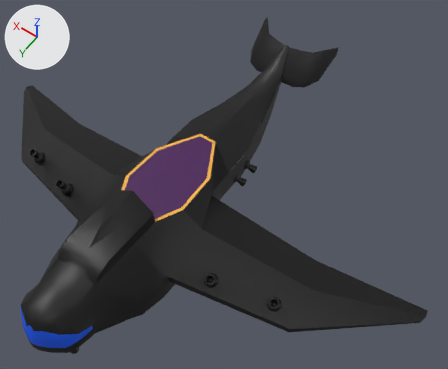
The FBX model Blender/DerelictShip/DerelictShipExt.fbx, before and after one commit.
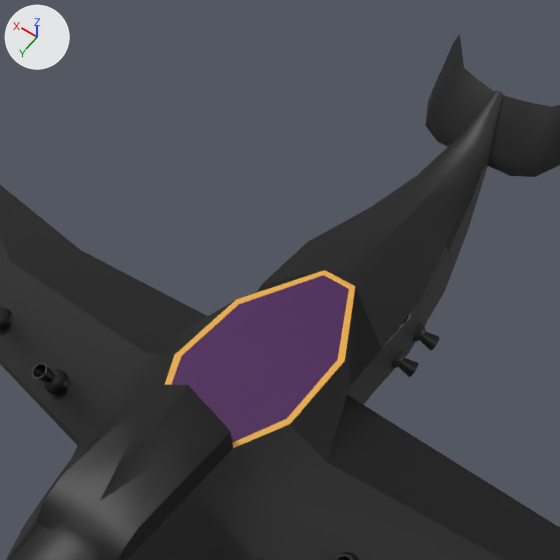
Each version appears first whole from a camera (50 mm lens) standing at (-164.0, 82.0, 318.0) and looking at (-23.0, -116.0, 7.0), and next in a close-up on the part from 9% to 71% of the width and 0% to 75% of the height. Every picture has the same lights, and +X, +Y and +Z are marked at upper left. Vertices at the same position are counted once.

Before the edit, the objects in view are built like this:
```python
mat_gravitypad = principled_material('GravityPad')
mat_gravitypad.base_color = (0.0634, 0.0049, 0.0946)  # dark purple #470f57
me_shipexterior_001 = bpy.data.meshes.new('ShipExterior.001')
me_shipexterior_001.from_pydata(...)  # 6377 vertices, 6372 faces; spans x -165.0..165.0, y -244.0..30.0, z -20.0..43.0
# faces by material slot: [6300, 6, 8, 34, 24]
me_shipexterior_001.materials.append(mat_exterior)  # black #000000
me_shipexterior_001.materials.append(mat_gravitypad)  # dark purple #470f57
me_shipexterior_001.materials.append(mat_padtrim)  # orange #e7ab43
me_shipexterior_001.materials.append(mat_lightmetal)  # dark grey #6d6d6d
me_shipexterior_001.materials.append(mat_outsideglass)  # blue #0052e7
ob_ship_exterior = bpy.data.objects.new('Ship Exterior', me_shipexterior_001)
ob_ship_exterior.location = (0.0, 0.0, 0.0)
```
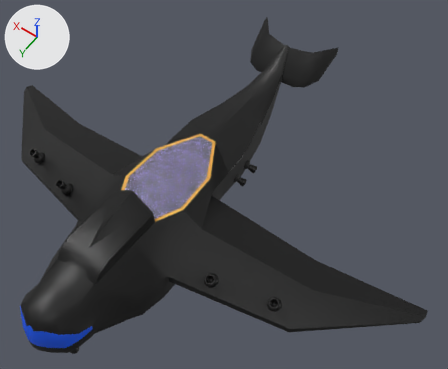
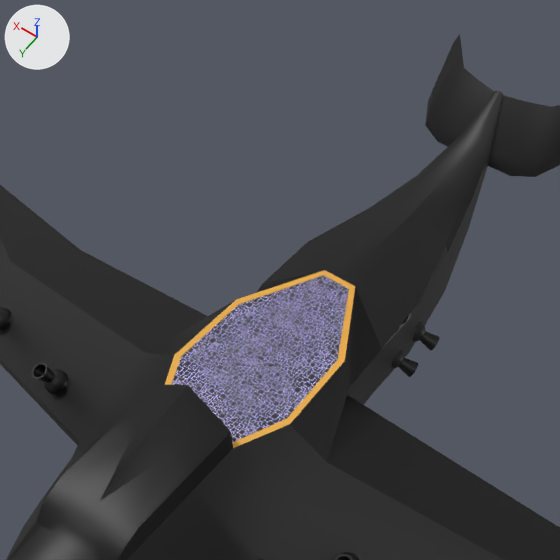
Boxes [x1, y1, x2, y2] around the edits, measured in the close-ups (560 x 560 px):
'Ship Exterior', surface changed (purple to blue)
    both: [169, 273, 351, 446]
part 1 of me_shipexterior_001, surface changed (purple to blue)
    both: [0, 34, 560, 560]

Edits to the bpy script that builds the scene:
```text
Add img_shipgravitynormal_png:
    img_shipgravitynormal_png = load_image('ShipGravityNormal.png', 'ShipGravityNormal.png', 128, 128, 'Non-Color')
Add img_shipgravityemmisive_png:
    img_shipgravityemmisive_png = load_image('ShipGravityEmmisive.png', 'ShipGravityEmmisive.png', 128, 128, 'sRGB')
Add img_shipgravity_png:
    img_shipgravity_png = load_image('ShipGravity.png', 'ShipGravity.png', 128, 128, 'sRGB')
Change mat_gravitypad:
    remove # nodes: BsdfPrincipled, OutputMaterial
    remove # colours: dark purple #470f57
    nodes: BsdfPrincipled, NormalMap, OutputMaterial, TexImage x3
    uses the picture img_shipgravity_png
    uses the picture img_shipgravityemmisive_png
    uses the picture img_shipgravitynormal_png
Change me_shipexterior_001:
    where me_shipexterior_001.from_pydata(...)  # 6377 vertices, 6372 faces; spans x -165.0..165.0, y -244.0..30.0, z -20.0..43.0
    used by ob_ship_exterior; location = (0.0, 0.0, 0.0)
    me_shipexterior_001 part 1: texture (UV) coordinates of 6372 of 6372 faces, centred in x -165.0..165.0, y -242.0..29.0, z -20.0..40.0, changed; they spanned u 0.0..1.0, v 0.0..1.0 and now span u -0.15..1.0, v -1.11..2.77
```
